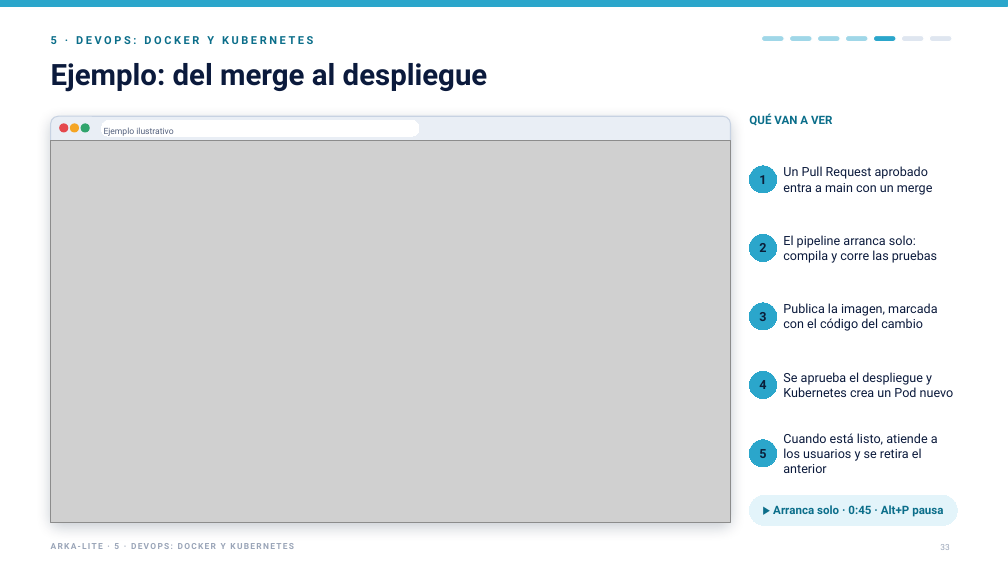
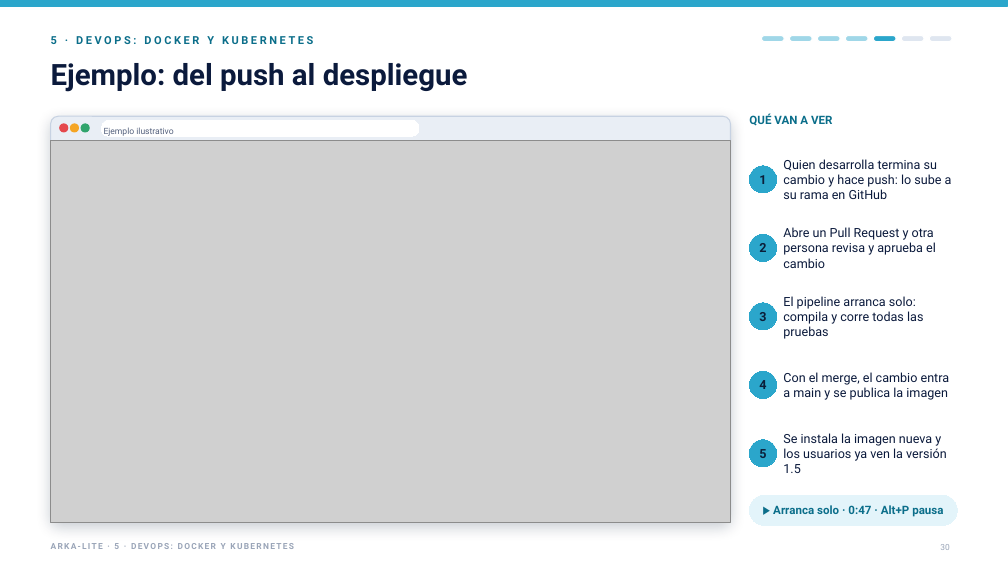
Before and after one commit to jfranceschi-dev/arka-lite, a slide deck: slide 30 of docs/presentation-data/pptx/ARKA-Lite-ejecutivo-con-videos.pptx (slide 33 before the commit). Drawn at 1008x567 pixels with LibreOffice and Linux fonts; fonts in the diff are those of the drawing; grey boxes stand for pictures. Boxes give left, top, right and bottom in pixels: in the first picture for what was removed or moved away, otherwise in the second. Text is boxed around its words. In the diff, an @@ line names an element or a change of style, - is before the commit and + after.

```diff
--- a/docs/presentation-data/pptx/ARKA-Lite-ejecutivo-con-videos.pptx
+++ b/docs/presentation-data/pptx/ARKA-Lite-ejecutivo-con-videos.pptx
@@ text at bbox=[51, 63, 468, 92]: text changed @@
-Ejemplo: del merge al despliegue
+Ejemplo: del push al despliegue
@@ text at bbox=[783, 159, 952, 199]: text changed @@
-Un Pull Request aprobado entra a main con un merge
+Quien desarrolla termina su cambio y hace push: lo sube a su rama en GitHub
@@ text at bbox=[783, 227, 936, 268]: text changed @@
-El pipeline arranca solo: compila y corre las pruebas
+Abre un Pull Request y otra persona revisa y aprueba el cambio
@@ text at bbox=[783, 296, 923, 339]: text changed @@
-Publica la imagen, marcada con el código del cambio
+El pipeline arranca solo: compila y corre todas las pruebas
@@ text at bbox=[783, 372, 950, 400]: text changed @@
-Se aprueba el despliegue y Kubernetes crea un Pod nuevo
+Con el merge, el cambio entra a main y se publica la imagen
@@ text at bbox=[783, 433, 947, 473]: text changed @@
-Cuando está listo, atiende a los usuarios y se retira el anterior
+Se instala la imagen nueva y los usuarios ya ven la versión 1.5
@@ text in rounded rectangle at bbox=[773, 505, 943, 517]: text changed @@
-▶ Arranca solo · 0:45 · Alt+P pausa
+▶ Arranca solo · 0:47 · Alt+P pausa
```
Also in this commit, not shown: 1 other slide changed, 22 other files.
